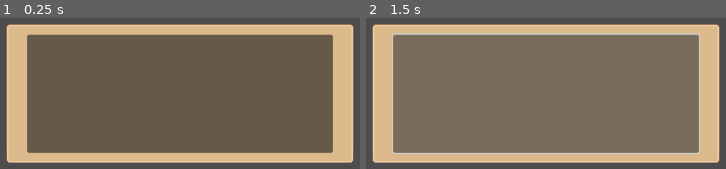
Above: before the commit, frames 1-2 (left to right).
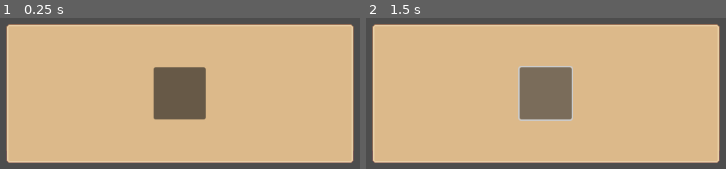
Above: after the commit, the same moments.

Repository: realJonathanZ/Godot-UI-archive
Game: Godot game, scene res://scenes/in_game_ui.tscn
Two runs of this game, one before a commit and one after it. Both use one fixed random seed, a clock stepped at 60 frames per second and the inputs below. The project has no main scene, so this scene is started directly.
Inputs (mouse positions are in pixels of both pictures, inside the frame that each line leads up to):
- Up to frame 1 (0.25 s): no input
- Up to frame 2 (1.5 s): click (546, 93) at 0.5 s; click (546, 93) at 1.25 s

The runs differ from the first frame. In frame 1, 62% of the frame differs, in the area x 7-93%, y 10-90%; in frame 2, 64%, in the area x 7-93%, y 9-91%.

Commit message:
again, playing custom-minimum with container sizeing on the bug.

Diff:
--- a/scenes/in_game_ui.tscn
+++ b/scenes/in_game_ui.tscn
@@ -54,7 +54,10 @@
 theme_override_constants/margin_bottom = 15
 
 [node name="Button" type="Button" parent="PopUpMenu/VBoxContainer/baseMenuScreen/NinePatchRect/MarginContainer"]
+custom_minimum_size = Vector2(75, 75)
 layout_mode = 2
+size_flags_horizontal = 4
+size_flags_vertical = 4
 
 [node name="Seperator" type="Control" parent="PopUpMenu/VBoxContainer"]
 layout_mode = 2
